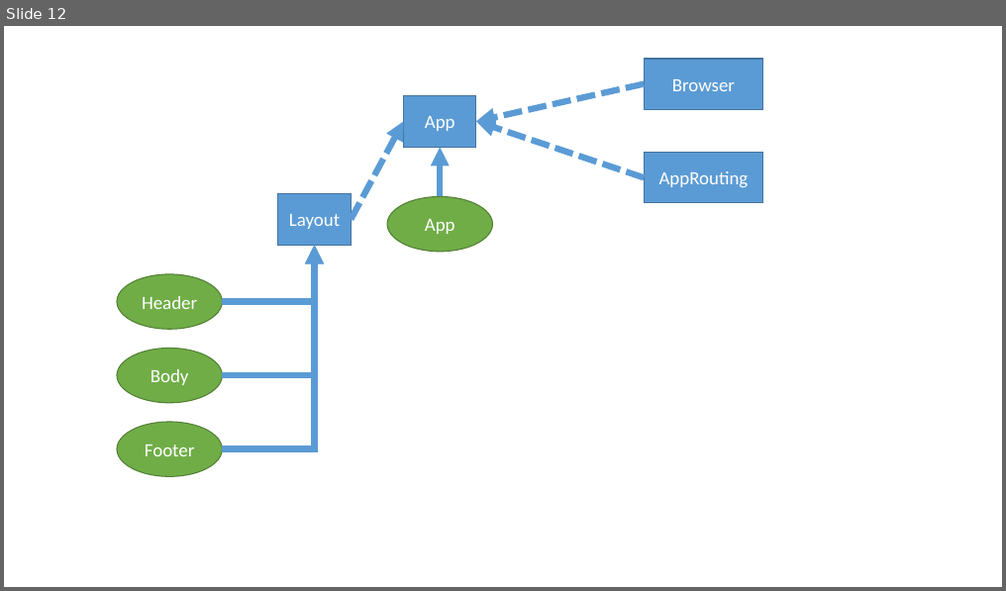
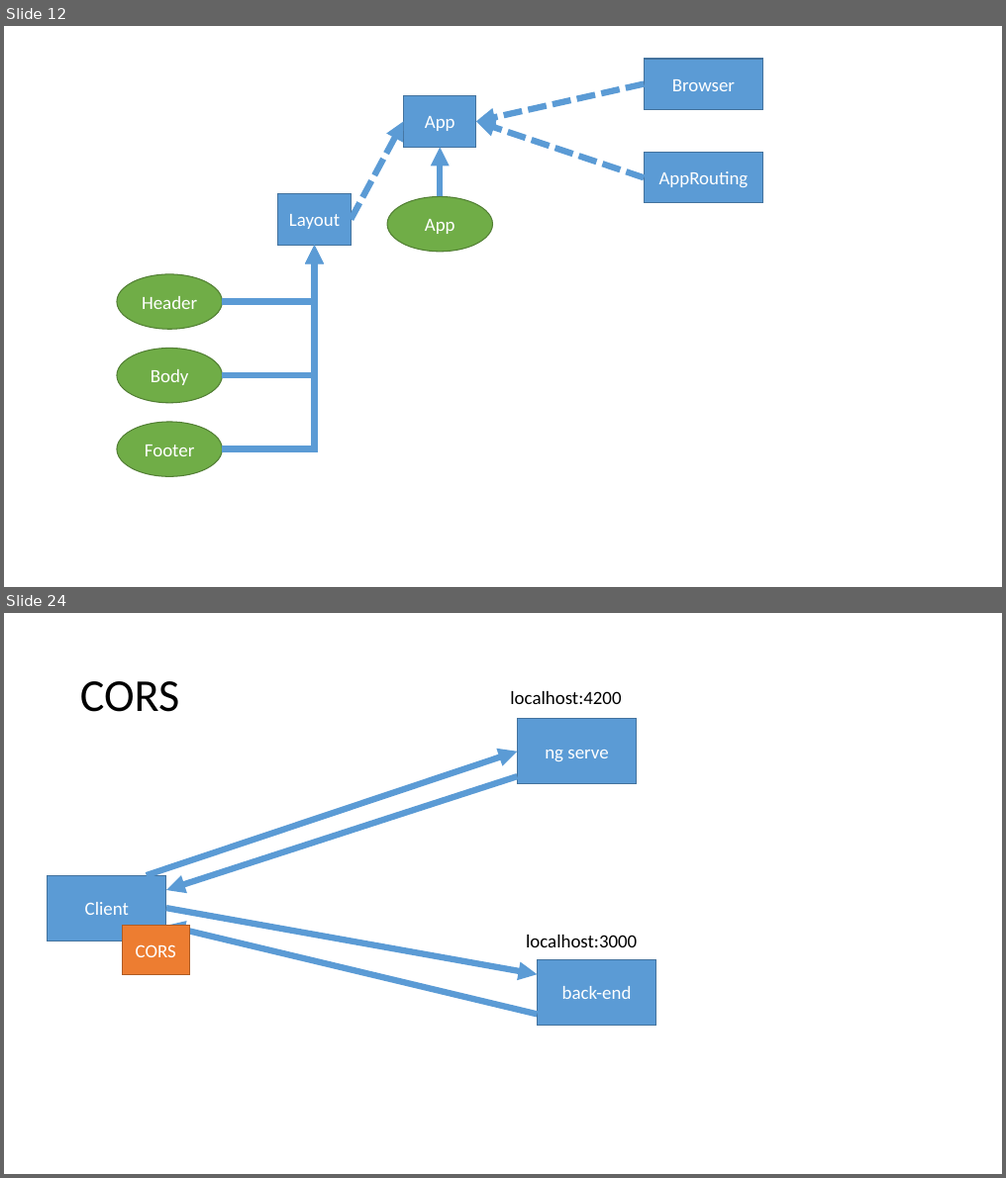
Before and after one commit to spaw3003/202205-formation-angular, a slide deck: notes.pptx. Shown one above the other, each under a label of ours: slide 12 before the commit, slides 12 and 24 after it; the slides between them are not shown. The pictures are 1006x591 and 1006x1178 pixels, drawn with LibreOffice and Linux fonts; fonts in the diff are those of the drawing. Boxes give left, top, right and bottom in pixels: in the first picture for what was removed or moved away, otherwise in the second. Text is boxed around its words. In the diff, an @@ line names an element or a change of style, - is before the commit and + after.

```diff
--- a/notes.pptx
+++ b/notes.pptx
@@ slide 24 added at box(4, 613, 1002, 1174), background #FFFFFF @@
@@ title added at box(80, 681, 179, 712), 44 pt, text #000000 @@
+CORS
@@ text added at box(510, 691, 621, 704), 18 pt, text #000000 @@
+localhost:4200
@@ rectangle added at box(518, 719, 637, 783), fill #5B9BD5, outline #43739E 1 pt, 18 pt, text #FFFFFF @@
+ng serve
@@ arrow added from (147, 875) to (518, 752), #5B9BD5 6 pt @@
@@ arrow added from (518, 776) to (166, 890), #5B9BD5 6 pt @@
@@ rectangle added at box(48, 875, 166, 941), fill #5B9BD5, outline #43739E 1 pt, 18 pt, text #FFFFFF @@
+Client
@@ arrow added from (166, 908) to (537, 974), #5B9BD5 6 pt @@
@@ rectangle added at box(122, 926, 190, 974), fill #ED7D31, outline #AF5C24 1 pt, 18 pt, text #FFFFFF @@
+CORS
@@ arrow added from (537, 1014) to (166, 926), #5B9BD5 6 pt @@
@@ text added at box(526, 935, 637, 948), 18 pt, text #000000 @@
+localhost:3000
@@ rectangle added at box(537, 960, 656, 1026), fill #5B9BD5, outline #43739E 1 pt, 18 pt, text #FFFFFF @@
+back-end
```
Also in this commit, not shown: 5 slides changed, 15 other slides added.
